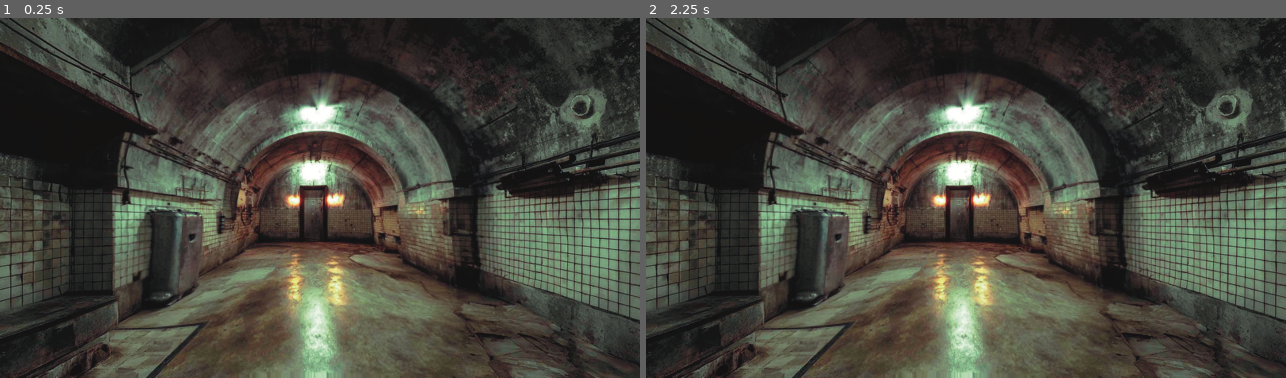
Above: before the commit, frames 1-2 (left to right).
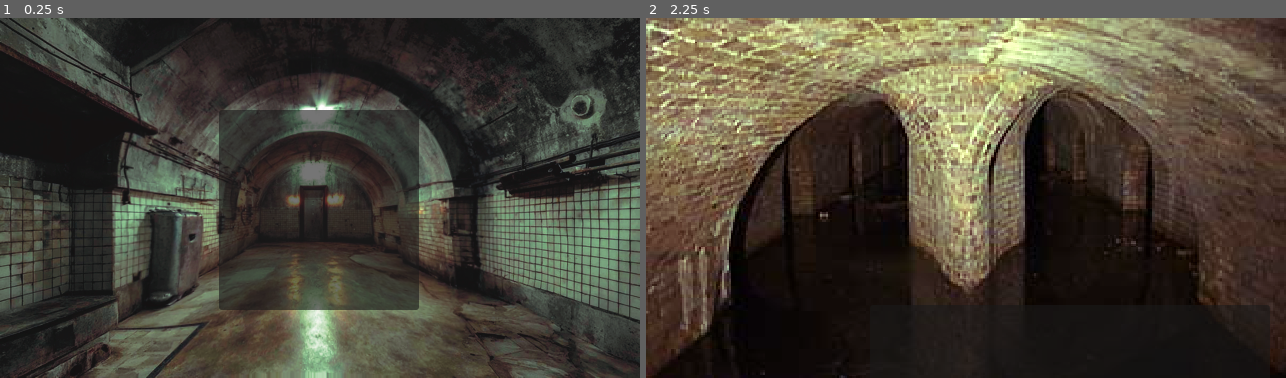
Above: after the commit, the same moments.

Repository: ANH-anhAnh/DMV-Game-Jam
Game: Godot game, scene res://Scenes/rooms/room_1.tscn
Two runs of this game, one before a commit and one after it. Both use one fixed random seed, a clock stepped at 60 frames per second and the inputs below. The project has no main scene, so this scene is started directly.
Inputs (mouse positions are in pixels of both pictures, inside the frame that each line leads up to):
- Up to frame 1 (0.25 s): no input
- Up to frame 2 (2.25 s): click (966, 208) at 0.52 s; click (1068, 356) at 1.27 s; click (966, 208) at 2.02 s

The runs differ from the first frame. In frame 1, 14% of the frame differs, in the area x 34-66%, y 25-82%; in frame 2, 91%, in the area x 0-100%, y 0-100%.

Commit message:
map traversal works yippee

Diff:
--- /dev/null
+++ b/Scenes/Objects/exit.tscn
@@ -0,0 +1,15 @@
+[gd_scene format=3 uid="uid://canmda7hvygfw"]
+
+[ext_resource type="Script" uid="uid://boow0qyimluup" path="res://Scripts/exit.gd" id="1_un0jh"]
+
+[node name="exit" type="Control" unique_id=617258739]
+layout_mode = 3
+anchors_preset = 0
+script = ExtResource("1_un0jh")
+
+[node name="Button" type="Button" parent="." unique_id=1108427158]
+layout_mode = 0
+offset_right = 400.0
+offset_bottom = 100.0
+
+[connection signal="pressed" from="Button" to="." method="_on_button_pressed"]
--- /dev/null
+++ b/Scenes/Objects/up.tscn
@@ -0,0 +1,19 @@
+[gd_scene format=3 uid="uid://k37hlke3k7x3"]
+
+[ext_resource type="Script" uid="uid://ddtu11m3w55cm" path="res://Scripts/up.gd" id="1_ih7og"]
+
+[node name="up" type="Control" unique_id=462097833]
+layout_mode = 3
+anchors_preset = 15
+anchor_right = 1.0
+anchor_bottom = 1.0
+grow_horizontal = 2
+grow_vertical = 2
+script = ExtResource("1_ih7og")
+
+[node name="Button" type="Button" parent="." unique_id=1281682756]
+layout_mode = 0
+offset_right = 200.0
+offset_bottom = 200.0
+
+[connection signal="pressed" from="Button" to="." method="_on_button_pressed"]
--- a/Scenes/rooms/room_1.tscn
+++ b/Scenes/rooms/room_1.tscn
@@ -1,9 +1,16 @@
 [gd_scene format=3 uid="uid://dlnsevwebpb2"]
 
 [ext_resource type="Texture2D" uid="uid://bnvle51lkbqw6" path="res://Assets/initiation room.png" id="1_ojhq1"]
+[ext_resource type="PackedScene" uid="uid://k37hlke3k7x3" path="res://Scenes/Objects/up.tscn" id="1_ud0xu"]
 
 [node name="Room1" type="Node2D" unique_id=1381375635]
 
 [node name="Sprite2D" type="Sprite2D" parent="." unique_id=620613233]
 position = Vector2(320, 180)
 texture = ExtResource("1_ojhq1")
+
+[node name="up" parent="." unique_id=462097833 instance=ExtResource("1_ud0xu")]
+offset_left = 219.0
+offset_top = 92.0
+offset_right = 219.0
+offset_bottom = 92.0
--- a/Scenes/rooms/room_2.tscn
+++ b/Scenes/rooms/room_2.tscn
@@ -1,9 +1,16 @@
 [gd_scene format=3 uid="uid://c58trg3c6fcj"]
 
 [ext_resource type="Texture2D" uid="uid://dn4tl887v61mh" path="res://Assets/room 2.png" id="1_rv0jd"]
+[ext_resource type="PackedScene" uid="uid://canmda7hvygfw" path="res://Scenes/Objects/exit.tscn" id="2_bebw6"]
 
 [node name="room2" type="Node2D" unique_id=1463458449]
 
 [node name="Sprite2D" type="Sprite2D" parent="." unique_id=1766124295]
 position = Vector2(320, 180)
 texture = ExtResource("1_rv0jd")
+
+[node name="exit" parent="." unique_id=617258739 instance=ExtResource("2_bebw6")]
+offset_left = 224.0
+offset_top = 287.0
+offset_right = 224.0
+offset_bottom = 287.0
--- /dev/null
+++ b/Scripts/exit.gd
@@ -0,0 +1,6 @@
+extends Control
+
+
+func _on_button_pressed() -> void:
+	var change = [0,1]
+	Map.sceneupdate(change)
--- a/Scripts/map.gd
+++ b/Scripts/map.gd
@@ -1,5 +1,4 @@
 extends Node2D
-class_name Map
 
 var layout1 = [
 	[0,1,0,0,0],
@@ -8,6 +7,9 @@
 	[1,"res://Scenes/rooms/room_2.tscn",1,1,0],
 	[0,"res://Scenes/rooms/room_1.tscn",0,0,0]
 ]
+
+var currentlayout
+
 var selfpos = [1,4]
 
 var cell_size := 50
@@ -15,7 +17,7 @@
 var CircleScene := preload("res://Scenes/circle.tscn")
 
 func _ready():
-	showmap(layout1)
+	pass
 
 func showmap(layout):
 	var ypos = 0
@@ -40,3 +42,8 @@
 			xp += 1
 		ypos += cell_size
 		yp += 1
+
+func sceneupdate(change):
+	selfpos[0] += change[0]
+	selfpos[1] += change[1]
+	get_tree().change_scene_to_file(layout1[selfpos[1]][selfpos[0]])
--- /dev/null
+++ b/Scripts/up.gd
@@ -0,0 +1,8 @@
+extends Control
+
+
+
+
+func _on_button_pressed() -> void:
+	var change = [0,-1]
+	Map.sceneupdate(change)
--- a/project.godot
+++ b/project.godot
@@ -14,6 +14,10 @@
 config/features=PackedStringArray("4.6", "Forward Plus")
 config/icon="res://Assets/Audio/icon.svg"
 
+[autoload]
+
+Map="*uid://d2wyipk8gn6kk"
+
 [display]
 
 window/size/viewport_width=640
Not shown, added: Scripts/exit.gd.uid
Not shown, added: Scripts/up.gd.uid
